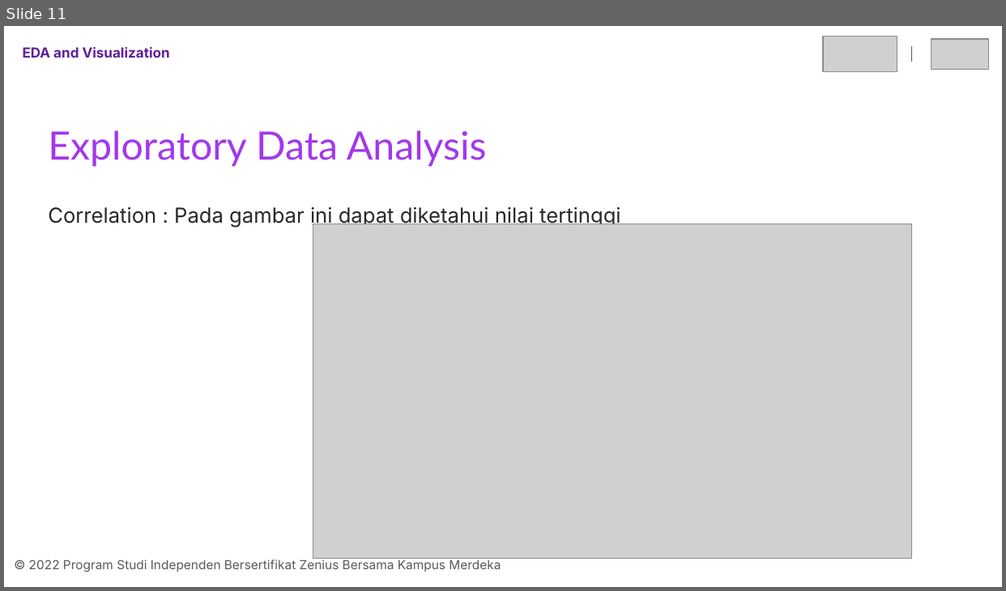
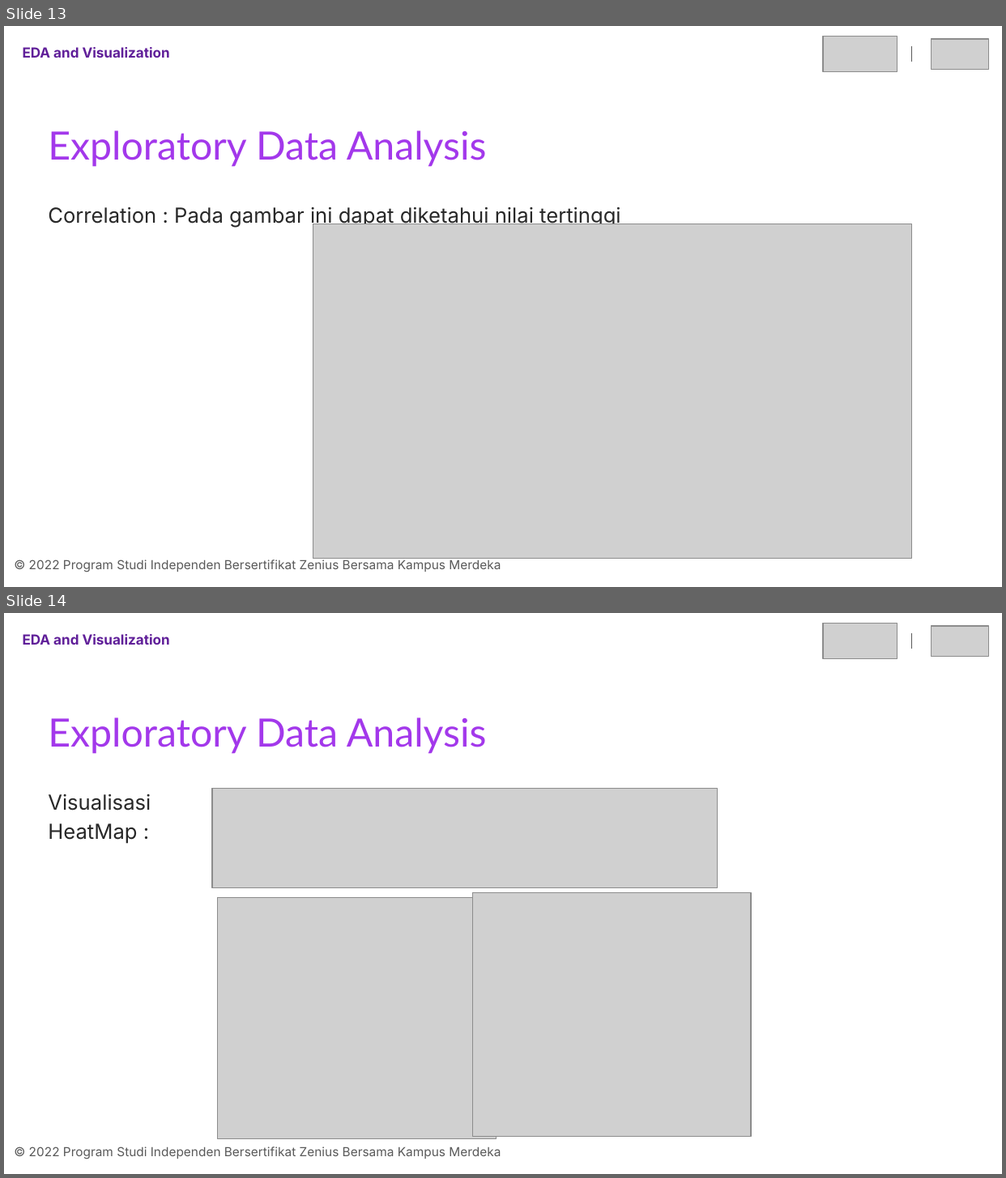
Before and after one commit to blitzaaard/final-project-kelompok-5-Aditya-Bariq-Ikhsan, a slide deck: final-project-kelompok-5-Aditya Bariq Ikhsan.pptx. Shown one above the other, each under a label of ours: slide 11 before the commit, slides 13 and 14 after it. The pictures are 1006x591 and 1006x1178 pixels, drawn with LibreOffice and Linux fonts; fonts in the diff are those of the drawing; grey boxes stand for pictures. Boxes give left, top, right and bottom in pixels: in the first picture for what was removed or moved away, otherwise in the second. Text is boxed around its words. In the diff, an @@ line names an element or a change of style, - is before the commit and + after.

```diff
--- a/final-project-kelompok-5-Aditya Bariq Ikhsan.pptx
+++ b/final-project-kelompok-5-Aditya Bariq Ikhsan.pptx
@@ slide 14 added at box(4, 613, 1002, 1174), background #FFFFFF @@
@@ text added at box(23, 634, 170, 645), 10 pt, text #601F99, bold @@
+EDA and Visualization
@@ picture added at box(823, 623, 898, 658) @@
@@ line added from (911, 633) to (911, 649), #595959 0.75 pt @@
@@ picture added at box(931, 626, 988, 657) @@
@@ title added at box(48, 717, 487, 754), 28.2 pt, text #A338EB @@
+Exploratory Data Analysis
@@ text added at box(48, 794, 151, 843), 15 pt, text #282828 @@
+Visualisasi
+HeatMap :
@@ picture added at box(212, 789, 718, 888) @@
@@ picture added at box(218, 897, 496, 1139) @@
@@ picture added at box(472, 893, 751, 1137) @@
@@ text added at box(29, 1147, 501, 1160), 9 pt, text #595959 @@
+© 2022 Program Studi Independen Bersertifikat Zenius Bersama Kampus Merdeka
@@ what was slide 11 is now slide 13 @@
```
Also in this commit, not shown: 4 slides changed, 5 other slides added, 1 other file.
